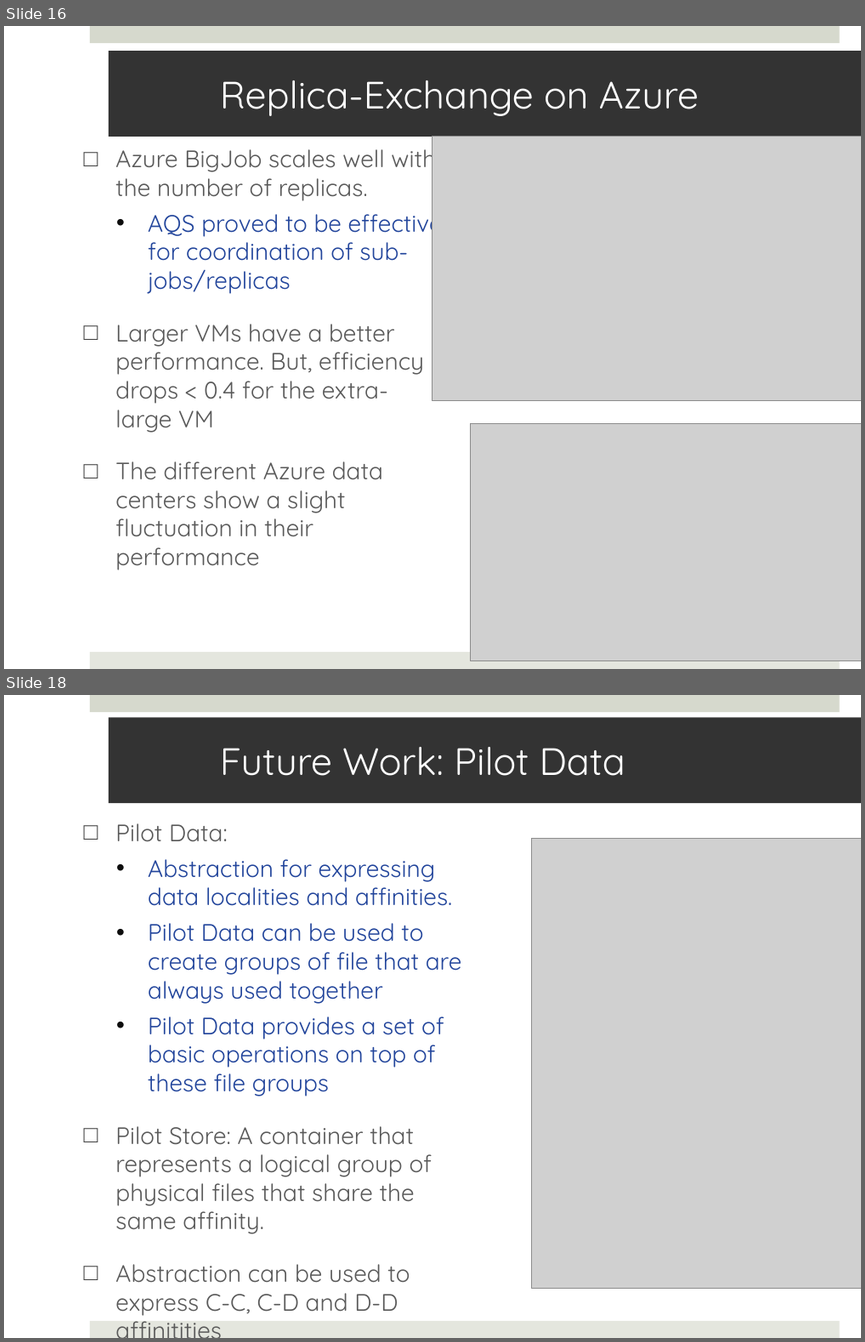
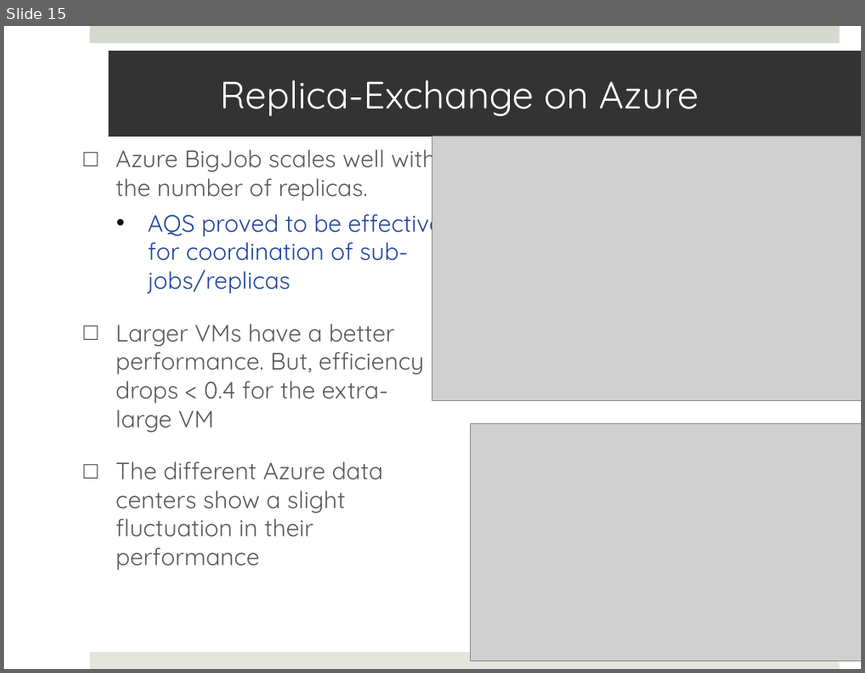
Before and after one commit to saga-project/saga-cpp-legacy-projects, a slide deck: papers/cloudcom10/presentation/saga-azure-cloudcom10.pptx. Shown one above the other, each under a label of ours: slides 16 and 18 before the commit, slide 15 after it; the slides between them are not shown. The pictures are 865x1342 and 865x673 pixels, drawn with LibreOffice and Linux fonts; fonts in the diff are those of the drawing; grey boxes stand for pictures. Boxes give left, top, right and bottom in pixels: in the first picture for what was removed or moved away, otherwise in the second. Text is boxed around its words. In the diff, an @@ line names an element or a change of style, - is before the commit and + after.

```diff
--- a/papers/cloudcom10/presentation/saga-azure-cloudcom10.pptx
+++ b/papers/cloudcom10/presentation/saga-azure-cloudcom10.pptx
@@ slide 18 removed at bbox=[4, 695, 861, 1338], background #FFFFFF; not listed: 2 template elements that a slide beside it also shows @@
@@ title removed at bbox=[109, 717, 861, 803] @@
-Future Work: Pilot Data
@@ text removed at bbox=[115, 823, 462, 1315] @@
-□ Pilot Data:
-  • Abstraction for expressing data localities and affinities.
-  • Pilot Data can be used to create groups of file that are always used together
-  • Pilot Data provides a set of basic operations on top of these file groups
-□ Pilot Store: A container that represents a logical group of physical files that share the same affinity.
-□ Abstraction can be used to express C-C, C-D and D-D affinitities
@@ picture removed at bbox=[531, 838, 861, 1288] @@
@@ what was slide 16 is now slide 15 @@
```
Also in this commit, not shown: 4 slides changed, 4 slides added, 4 other slides removed.
